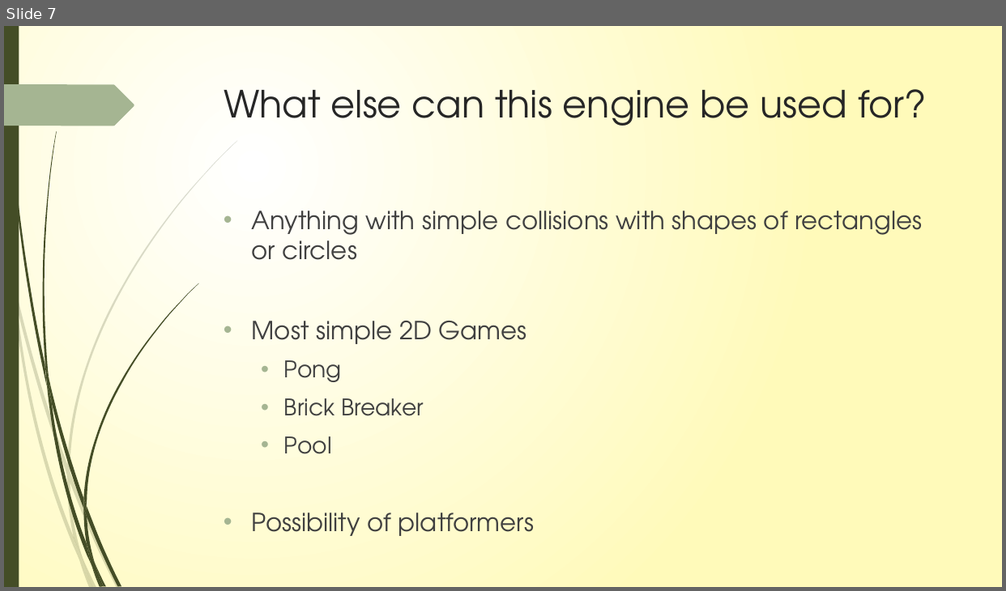
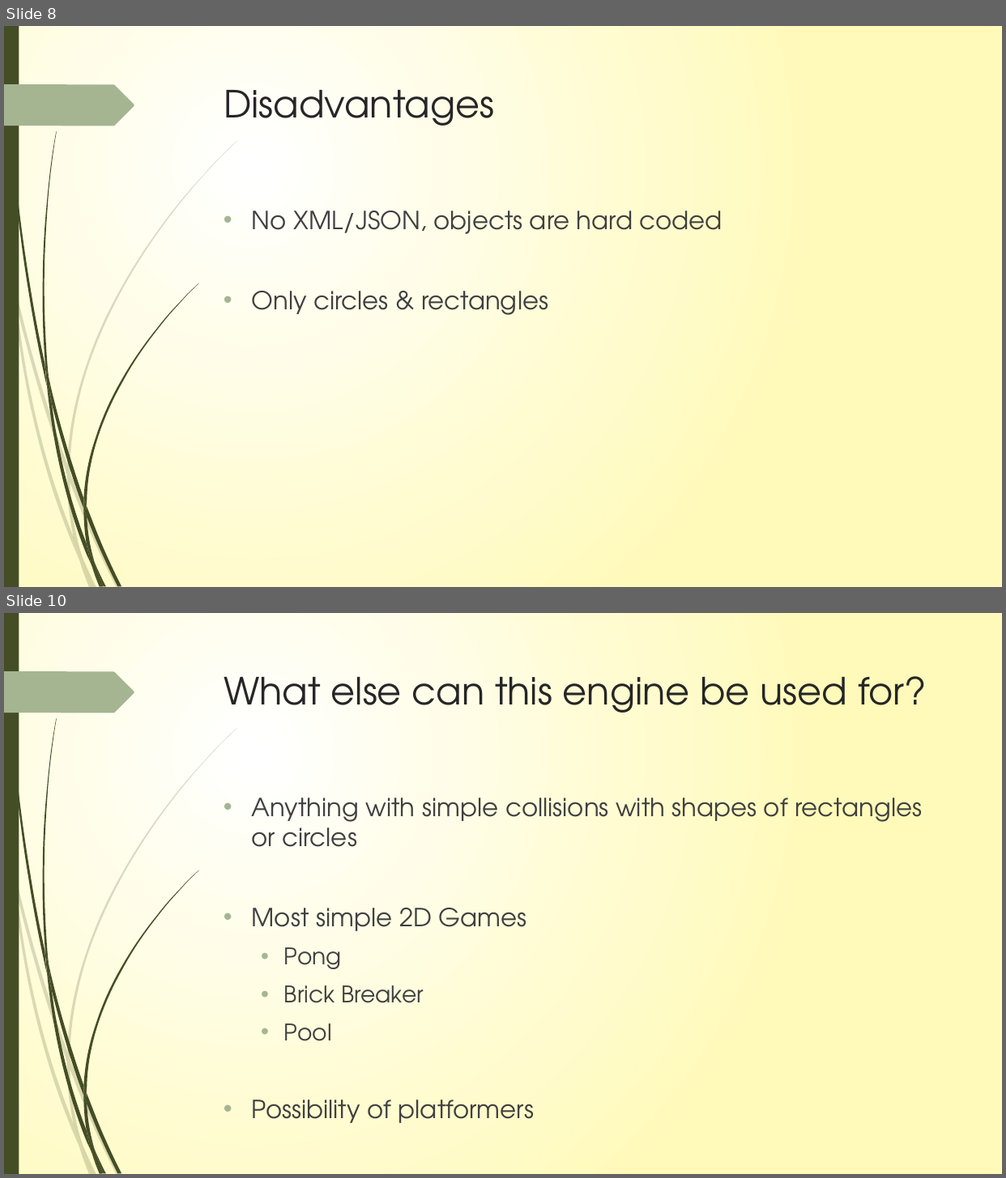
Before and after one commit to Pack-Mules/GameEngineDev, a slide deck: GolfGreens/Docs/Pack Mules Game Engine Presentation.pptx. Shown one above the other, each under a label of ours: slide 7 before the commit, slides 8 and 10 after it; the slides between them are not shown. The pictures are 1006x591 and 1006x1178 pixels, drawn with LibreOffice and Linux fonts; fonts in the diff are those of the drawing. Boxes give left, top, right and bottom in pixels: in the first picture for what was removed or moved away, otherwise in the second. Text is boxed around its words. In the diff, an @@ line names an element or a change of style, - is before the commit and + after.

```diff
--- a/GolfGreens/Docs/Pack Mules Game Engine Presentation.pptx
+++ b/GolfGreens/Docs/Pack Mules Game Engine Presentation.pptx
@@ slide 8 added at (4, 26, 1002, 587), background gradient #FFFFFF to #FFFABB; not listed: 24 template elements that a slide beside it also shows @@
@@ title added at (224, 90, 494, 126), 36 pt, text #262626 @@
+Disadvantages
@@ text added at (252, 211, 722, 315), 24 pt, text #404040 @@
+• No XML/JSON, objects are hard coded
+• Only circles & rectangles
@@ what was slide 7 is now slide 10 @@
```
Also in this commit, not shown: 1 slide changed, 2 other slides added, 2 other files.
